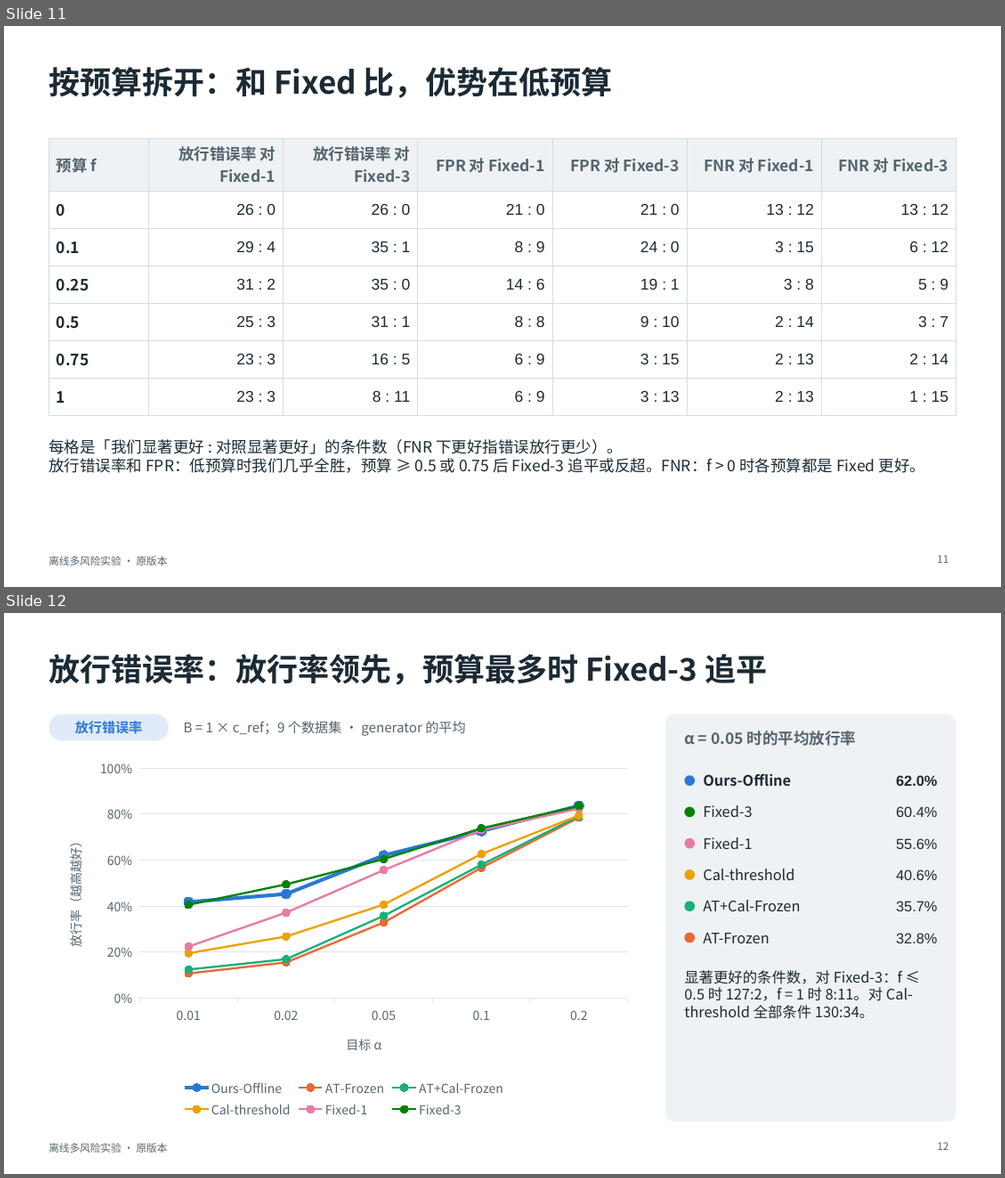
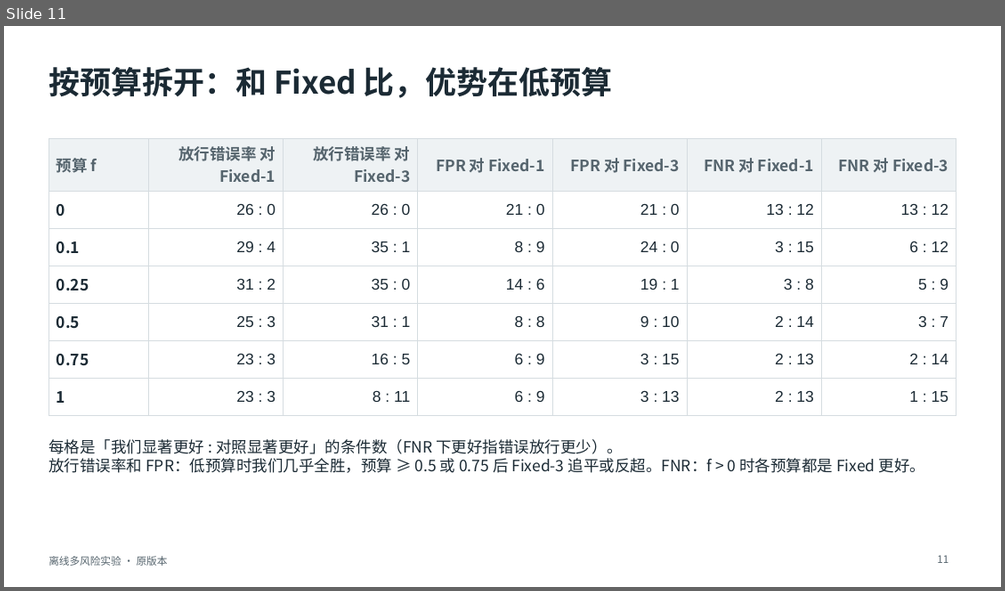
Before and after one commit to toz015/verification_generation_experiment, a slide deck: reports/offline_multirisk_20261116_calibrated/deck/离线多风险实验_原版本.pptx. Shown one above the other, each under a label of ours: slides 11 and 12 before the commit, slide 11 after it. The pictures are 1005x1178 and 1005x591 pixels, drawn with LibreOffice and Linux fonts; fonts in the diff are those of the drawing. Boxes give left, top, right and bottom in pixels: in the first picture for what was removed or moved away, otherwise in the second. Text is boxed around its words. In the diff, an @@ line names an element or a change of style, - is before the commit and + after.

```diff
--- a/reports/offline_multirisk_20261116_calibrated/deck/离线多风险实验_原版本.pptx
+++ b/reports/offline_multirisk_20261116_calibrated/deck/离线多风险实验_原版本.pptx
@@ slide 12 removed at (4,613,1001,1174), background #FFFFFF; not listed: 1 template element that a slide beside it also shows @@
@@ title removed at (48,654,768,685) @@
-放行错误率：放行率领先，预算最多时 Fixed-3 追平
@@ rounded rectangle removed at (48,714,169,741) @@
@@ rounded rectangle removed at (666,714,956,1121) @@
@@ text removed at (75,721,143,734) @@
-放行错误率
@@ text removed at (184,721,465,736) @@
-B = 1 × c_ref；9 个数据集 · generator 的平均
@@ text removed at (684,730,856,746) @@
-α = 0.05 时的平均放行率
@@ line chart removed at (48,751,639,1121) @@
-categories: 0.01, 0.02, 0.05, 0.1, 0.2
-Ours-Offline: 42, 45, 62, 73, 84
-AT-Frozen: 11, 15, 33, 57, 78
-AT+Cal-Frozen: 12, 17, 36, 58, 79
-Cal-threshold: 19, 27, 41, 63, 79
-Fixed-1: 22, 37, 56, 73, 82
-Fixed-3: 40, 49, 60, 74, 84
@@ ellipse removed at (685,775,695,786) @@
@@ text removed at (703,774,791,786) @@
-Ours-Offline
@@ text removed at (896,775,937,786) @@
-62.0%
@@ ellipse removed at (685,807,695,817) @@
@@ text removed at (703,805,752,817) @@
-Fixed-3
@@ text removed at (896,806,937,817) @@
-60.4%
@@ ellipse removed at (685,838,695,849) @@
@@ text removed at (703,837,752,849) @@
-Fixed-1
@@ text removed at (896,838,937,849) @@
-55.6%
@@ ellipse removed at (685,869,695,880) @@
@@ text removed at (703,868,794,880) @@
-Cal-threshold
@@ text removed at (896,869,937,880) @@
-40.6%
@@ ellipse removed at (685,900,695,911) @@
@@ text removed at (703,900,800,911) @@
-AT+Cal-Frozen
@@ text removed at (896,900,937,911) @@
-35.7%
@@ ellipse removed at (685,933,695,943) @@
@@ text removed at (703,933,769,943) @@
-AT-Frozen
@@ text removed at (896,933,937,943) @@
-32.8%
@@ text removed at (684,970,913,1019) @@
-显著更好的条件数，对 Fixed-3：f ≤ 0.5 时 127:2，f = 1 时 8:11。对 Cal-threshold 全部条件 130:34。
@@ page number removed at (937,1142,948,1150) @@
-12
```
Also in this commit, not shown: 9 slides changed, 5 slides added, 2 other slides removed, 4 other files.
